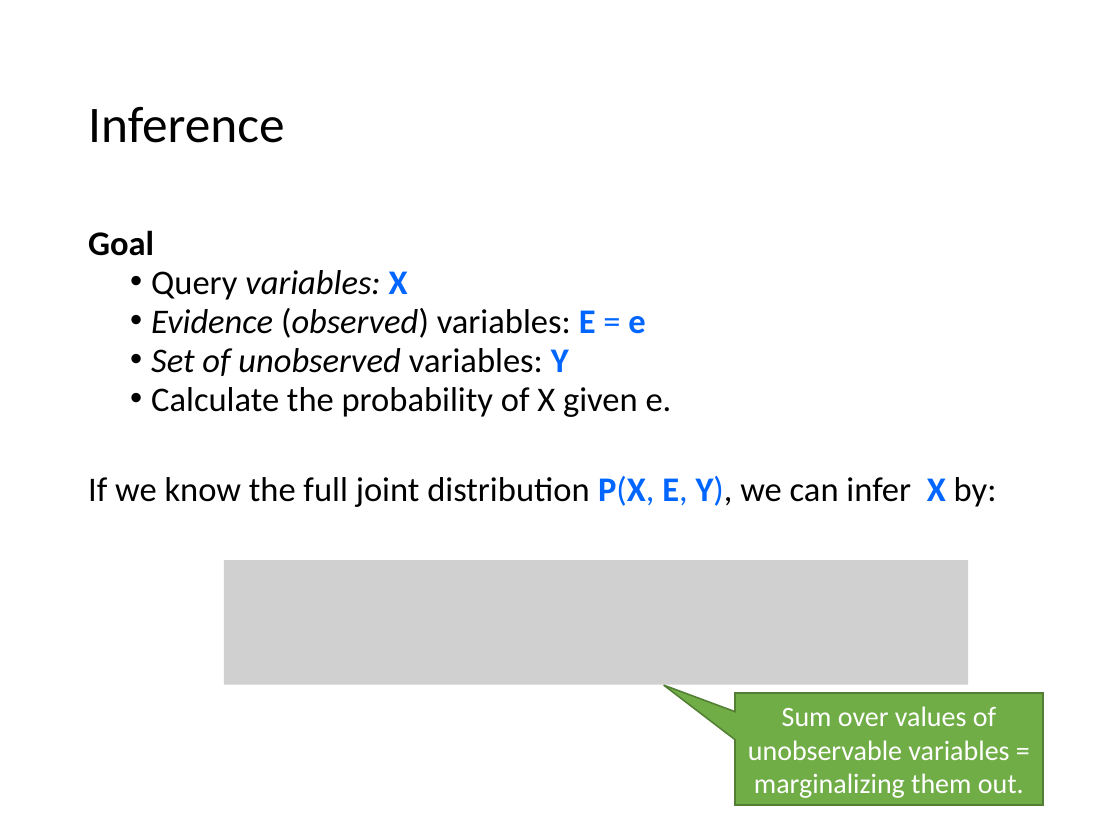
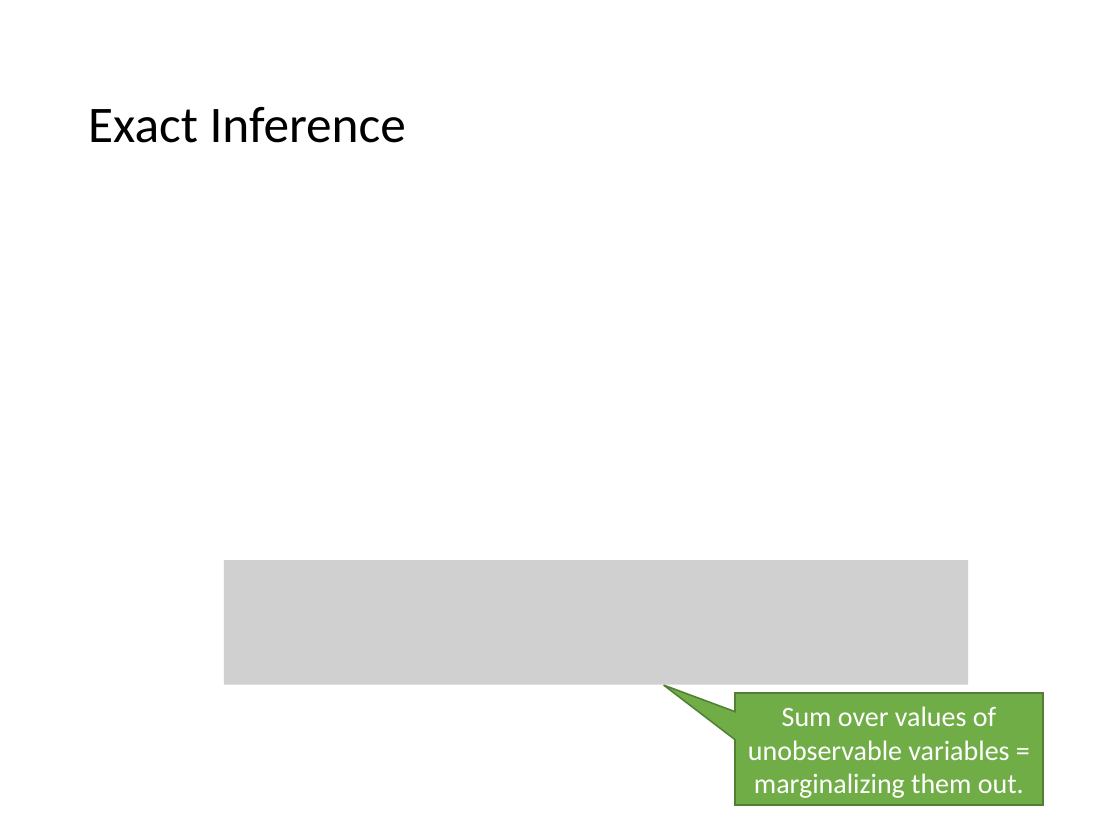
Before and after one commit to mhahsler/CS7320-AI, a slide deck: slide 23 of slides/13_bayes_nets.pptx (slide 21 before the commit). Drawn at 1120x840 pixels with LibreOffice and Linux fonts; fonts in the diff are those of the drawing; grey boxes stand for pictures. Boxes give left, top, right and bottom in pixels: in the first picture for what was removed or moved away, otherwise in the second. Text is boxed around its words. In the diff, an @@ line names an element or a change of style, - is before the commit and + after.

```diff
--- a/slides/13_bayes_nets.pptx
+++ b/slides/13_bayes_nets.pptx
@@ title at <box>88,106,406,143</box>: text changed @@
-Inference
+Exact Inference
@@ text removed at <box>88,230,997,507</box> @@
-Goal
-  • Query variables: X
-  • Evidence (observed) variables: E = e
-  • Set of unobserved variables: Y
-  • Calculate the probability of X given e.
-If we know the full joint distribution P(X, E, Y), we can infer X by:
```
Also in this commit, not shown: 16 other slides changed, 5 slides added, 2 slides removed, 3 other files.
